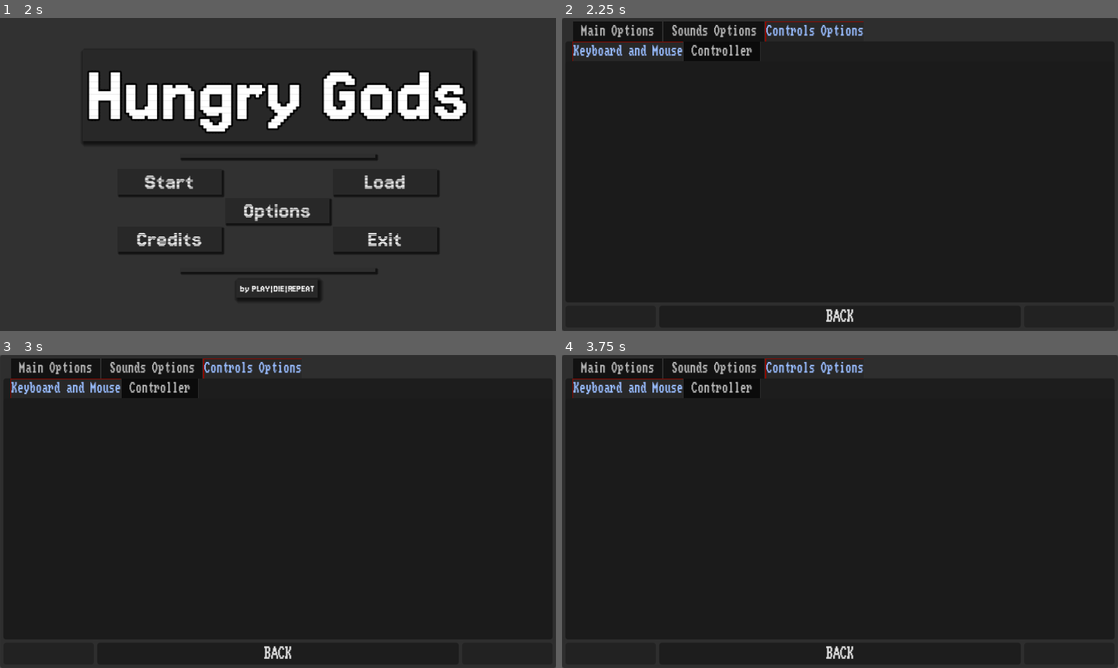
Above: before the commit, frames 1-4 (two rows, left to right).
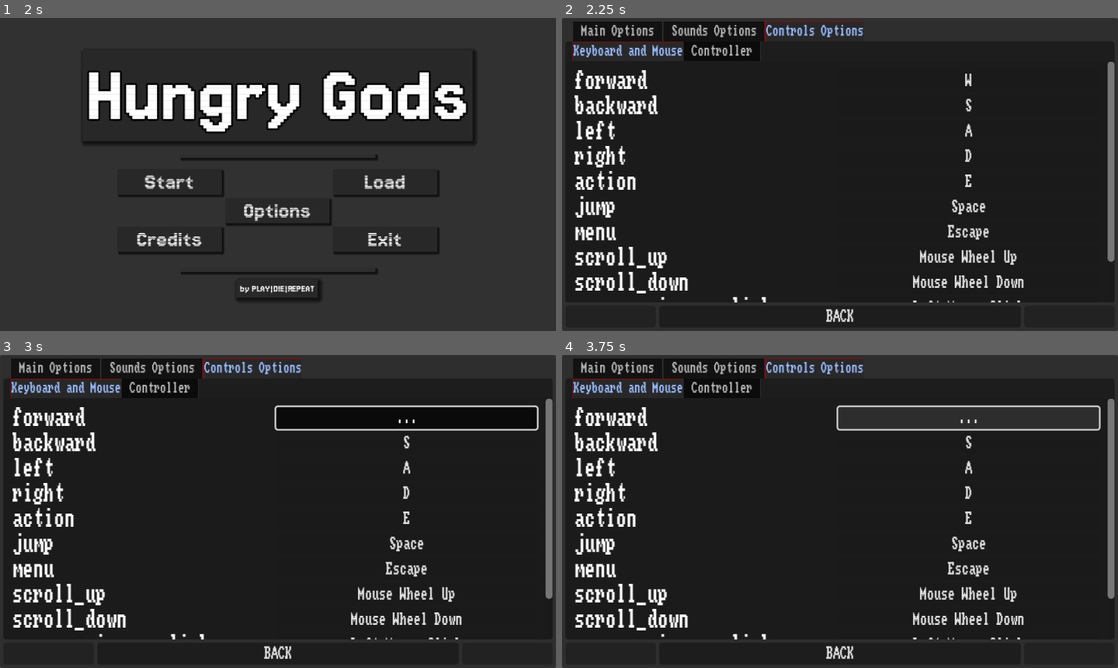
Above: after the commit, the same moments.

Repository: PlayDieRepeat/gmtk_2024
Game: Godot game, scene res://scenes/systems/initializer.tscn
Same seed, same stepped clock (60 frames per second), same inputs: the game is played once before the commit and once after it. Sound files missing from this copy of the repository are replaced by a short silence.
Inputs (mouse positions are in pixels of both pictures, inside the frame that each line leads up to):
- Up to frame 1 (2 s): click "Load" at 0.5 s; click "BACK" at 1.25 s
- Up to frame 2 (2.25 s): click "Options" at 2 s
- Up to frame 3 (3 s): click (405, 417) at 2.75 s, where only the run after the commit has a clickable "W"
- Up to frame 4 (3.75 s): click (967, 417) at 3.5 s, where only the run after the commit has a clickable "..."

Frame 1 is identical in both runs. In frame 2, 5.3% of the frame differs, in the area x 2-100%, y 14-91%; in frame 3, 6.0%; in frame 4, 6.1%.
Error in both runs: Assertion failed: There was a problem trying to make a directory!! (res://scripts/_autoloads/elephant.gd:53)

Commit message:
Input Reading Registering Detecting And Callback
Undoing some small quick changes (muted the bloops). And finalizing my PoC changes. Brainiac will now read all Project Input Actions and sets signals based on the action name. When registering a new Node method to call for an action, it loops through all known actions for a match and calls the appropriate signal to emit.

Diff:
--- a/project.godot
+++ b/project.godot
@@ -56,54 +56,54 @@
 
 [input]
 
-Up={
+forward={
 "deadzone": 0.5,
 "events": [Object(InputEventKey,"resource_local_to_scene":false,"resource_name":"","device":0,"window_id":0,"alt_presse …(189 unchanged characters)…
 , Object(InputEventJoypadMotion,"resource_local_to_scene":false,"resource_name":"","device":0,"axis":1,"axis_value":-1.0,"script":null)
 ]
 }
-Down={
+backward={
 "deadzone": 0.5,
 "events": [Object(InputEventKey,"resource_local_to_scene":false,"resource_name":"","device":0,"window_id":0,"alt_presse …(189 unchanged characters)…
 , Object(InputEventJoypadMotion,"resource_local_to_scene":false,"resource_name":"","device":0,"axis":1,"axis_value":1.0,"script":null)
 ]
 }
-Left={
+left={
 "deadzone": 0.5,
 "events": [Object(InputEventKey,"resource_local_to_scene":false,"resource_name":"","device":0,"window_id":0,"alt_presse …(189 unchanged characters)…
 , Object(InputEventJoypadMotion,"resource_local_to_scene":false,"resource_name":"","device":0,"axis":0,"axis_value":-1.0,"script":null)
 ]
 }
-Right={
+right={
 "deadzone": 0.5,
 "events": [Object(InputEventKey,"resource_local_to_scene":false,"resource_name":"","device":0,"window_id":0,"alt_presse …(189 unchanged characters)…
 , Object(InputEventJoypadMotion,"resource_local_to_scene":false,"resource_name":"","device":0,"axis":0,"axis_value":1.0,"script":null)
 ]
 }
-Action={
+action={
 "deadzone": 0.5,
 "events": [Object(InputEventKey,"resource_local_to_scene":false,"resource_name":"","device":0,"window_id":0,"alt_presse …(189 unchanged characters)…
 , Object(InputEventJoypadButton,"resource_local_to_scene":false,"resource_name":"","device":0,"button_index":2,"pressure":0.0,"pressed":false,"script":null)
 ]
 }
-Jump={
+jump={
 "deadzone": 0.5,
 "events": [Object(InputEventKey,"resource_local_to_scene":false,"resource_name":"","device":0,"window_id":0,"alt_presse …(189 unchanged characters)…
 , Object(InputEventJoypadButton,"resource_local_to_scene":false,"resource_name":"","device":0,"button_index":0,"pressure":0.0,"pressed":false,"script":null)
 ]
 }
-Menu={
+menu={
 "deadzone": 0.5,
 "events": [Object(InputEventKey,"resource_local_to_scene":false,"resource_name":"","device":0,"window_id":0,"alt_presse …(194 unchanged characters)…
 , Object(InputEventJoypadButton,"resource_local_to_scene":false,"resource_name":"","device":0,"button_index":6,"pressure":0.0,"pressed":false,"script":null)
 , null]
 }
-"Scroll Up"={
+scroll_up={
 "deadzone": 0.5,
 "events": [Object(InputEventMouseButton,"resource_local_to_scene":false,"resource_name":"","device":-1,"window_id":0,"a …(259 unchanged characters)…
 ]
 }
-"Scroll Down"={
+scroll_down={
 "deadzone": 0.5,
 "events": [Object(InputEventMouseButton,"resource_local_to_scene":false,"resource_name":"","device":-1,"window_id":0,"a …(260 unchanged characters)…
 ]
@@ -114,6 +114,16 @@
 , Object(InputEventKey,"resource_local_to_scene":false,"resource_name":"","device":0,"window_id":0,"alt_pressed":false,"shift_pressed":false,"ctrl_pressed":false,"meta_pressed":false,"pressed":false,"keycode":0,"physical_keycode":96,"key_label":0,"unicode":0,"location":0,"echo":false,"script":null)
 ]
 }
+mouse_primary_click={
+"deadzone": 0.5,
+"events": [Object(InputEventMouseButton,"resource_local_to_scene":false,"resource_name":"","device":-1,"window_id":0,"alt_pressed":false,"shift_pressed":false,"ctrl_pressed":false,"meta_pressed":false,"button_mask":0,"position":Vector2(0, 0),"global_position":Vector2(0, 0),"factor":1.0,"button_index":1,"canceled":false,"pressed":false,"double_click":false,"script":null)
+]
+}
+mouse_secondary_click={
+"deadzone": 0.5,
+"events": [Object(InputEventMouseButton,"resource_local_to_scene":false,"resource_name":"","device":-1,"window_id":0,"alt_pressed":false,"shift_pressed":false,"ctrl_pressed":false,"meta_pressed":false,"button_mask":0,"position":Vector2(0, 0),"global_position":Vector2(0, 0),"factor":1.0,"button_index":2,"canceled":false,"pressed":false,"double_click":false,"script":null)
+]
+}
 
 [rendering]
 
--- a/scripts/_autoloads/braniac.gd
+++ b/scripts/_autoloads/braniac.gd
@@ -49,9 +49,8 @@
 	# differing ones as our custom actions, these can be modified, deleted,
 	# or appended to.
 	for action in all_input_actions:
-		var f_str = action.to_snake_case()
-		if !f_str.begins_with("ui_"):
-			input_actions.append(f_str)
+		if !action.begins_with("ui_"):
+			input_actions.append(action)
 
 ## Save all actions and events as two dictionaries, one for GP and one for KnM
 ##  with key=Action(StringName) and values as a list of [String, InputEvent]
--- a/scripts/menus/main_menu.gd
+++ b/scripts/menus/main_menu.gd
@@ -93,10 +93,8 @@
 
 ## Triggers the hover sfx on mouse enter
 func _on_button_mouse_entered() -> void:
-	pass
-	#button_hover_sfx_instance.trigger()
+	button_hover_sfx_instance.trigger()
 
 ## Triggers the click sfx on button pressed
 func _on_button_clicked() -> void:
-	pass
-	#button_click_sfx_instance.trigger()
+	button_click_sfx_instance.trigger()
